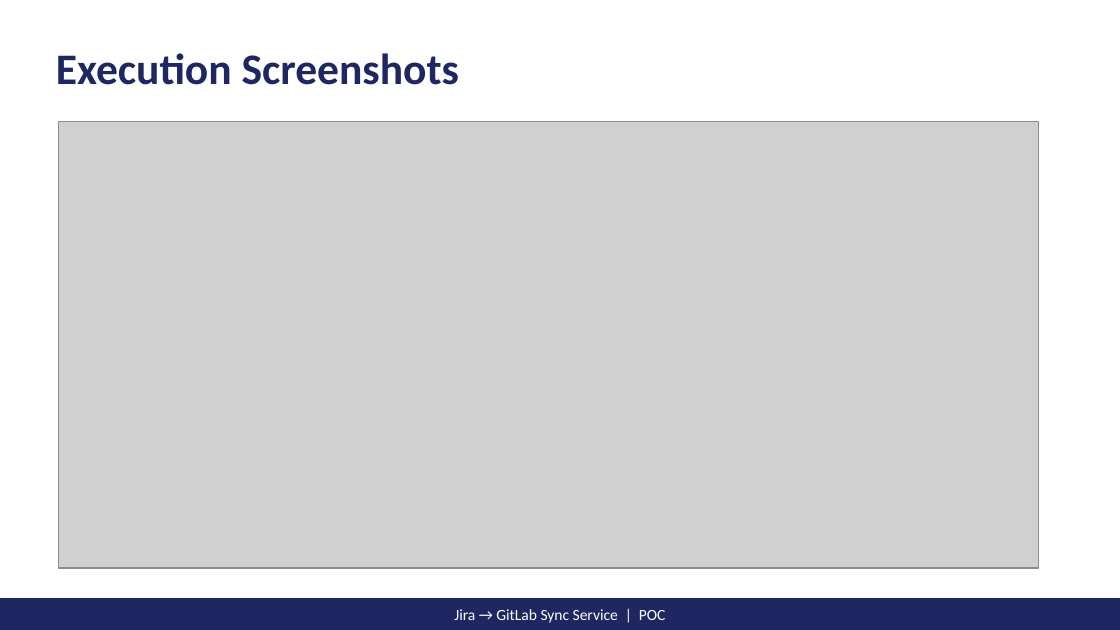
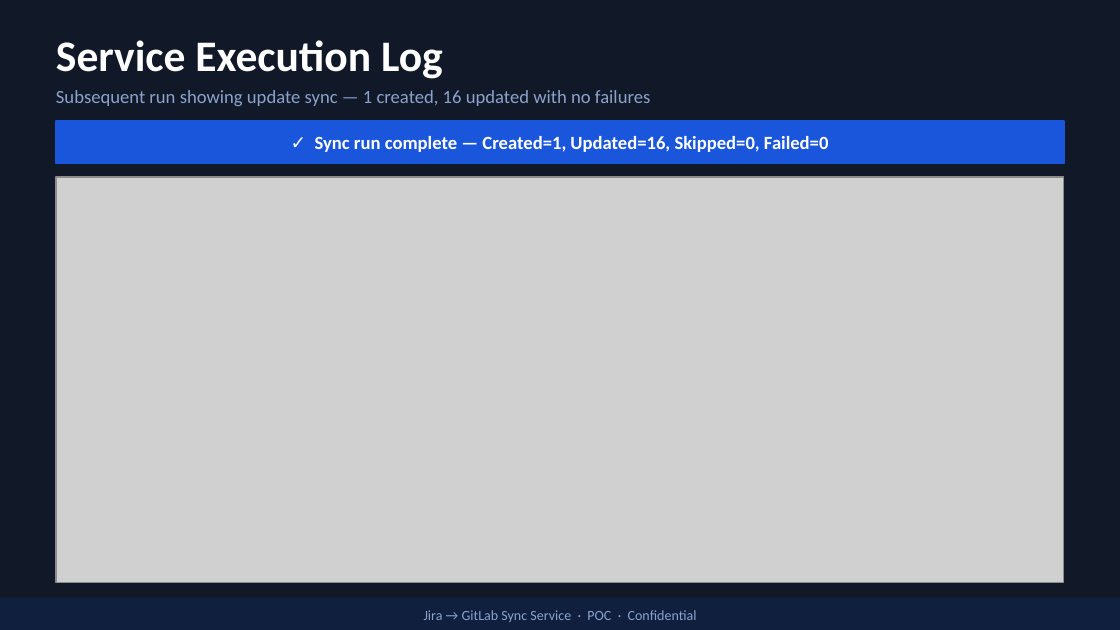
Before and after one commit to raghusingh/Jira_to_Gitlab_Backlog_Movement, a slide deck: slide 8 of JiraGitLabSync_POC.pptx. Drawn at 1120x630 pixels with LibreOffice and Linux fonts; fonts in the diff are those of the drawing; grey boxes stand for pictures. Boxes give left, top, right and bottom in pixels: in the first picture for what was removed or moved away, otherwise in the second. Text is boxed around its words. In the diff, an @@ line names an element or a change of style, - is before the commit and + after.

```diff
--- a/JiraGitLabSync_POC.pptx
+++ b/JiraGitLabSync_POC.pptx
@@ background #FFFFFF to #111827 @@
@@ text at (56,40,443,79): text changed; text colour #1E2761 to #FFFFFF @@
-Execution Screenshots
+Service Execution Log
@@ text added at (56,90,650,106), 12 pt, text #8BA3CC @@
+Subsequent run showing update sync — 1 created, 16 updated with no failures
@@ rectangle added at (56,121,1064,164), fill #1A56DB, outline #1A56DB 1 pt @@
@@ text added at (315,136,829,152), 12 pt, text #FFFFFF, bold @@
+✓ Sync run complete — Created=1, Updated=16, Skipped=0, Failed=0
@@ picture: place and size @@
-picture at (59,122,1039,569)
+picture at (56,177,1064,582)
@@ rectangle at (0,599,1120,630): fill #1E2761 to #0F1F3D; outline #1E2761 1 pt to #0F1F3D 1 pt @@
@@ text at (424,610,697,622): text changed; size 10 to 9 pt; text colour #FFFFFF to #8BA3CC @@
-Jira → GitLab Sync Service | POC
+Jira → GitLab Sync Service · POC · Confidential
```
Also in this commit, not shown: 9 other slides changed, 2 slides added, 1 slide removed, 2 other files.
